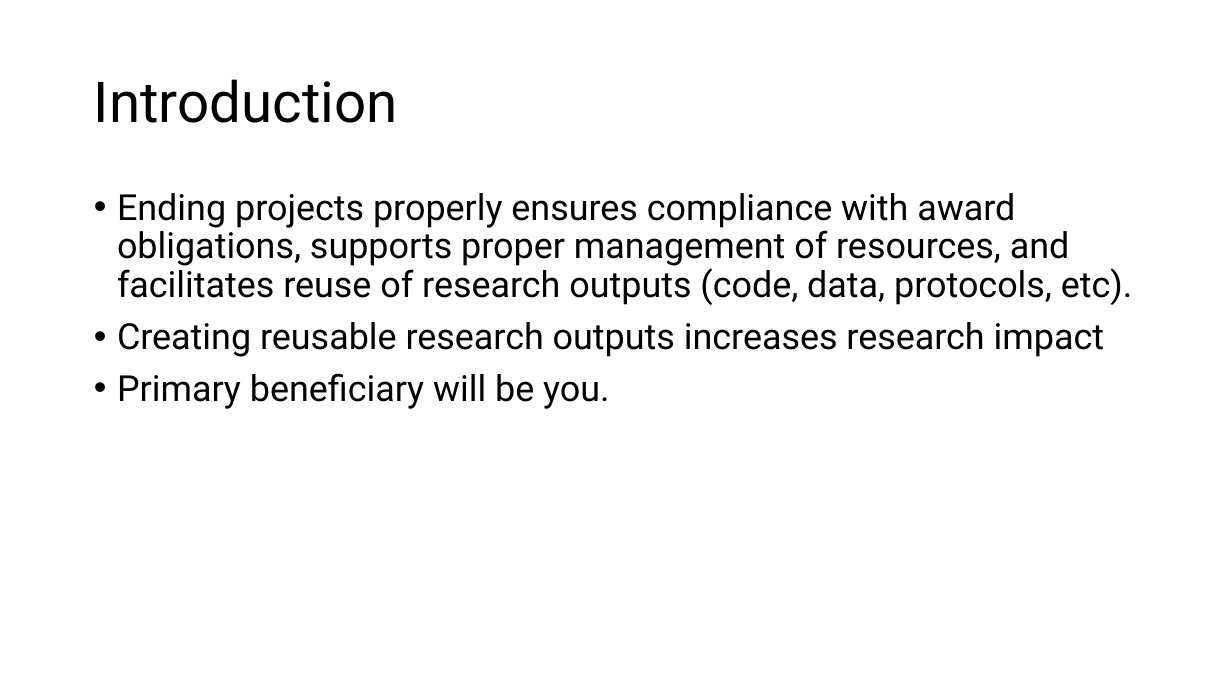
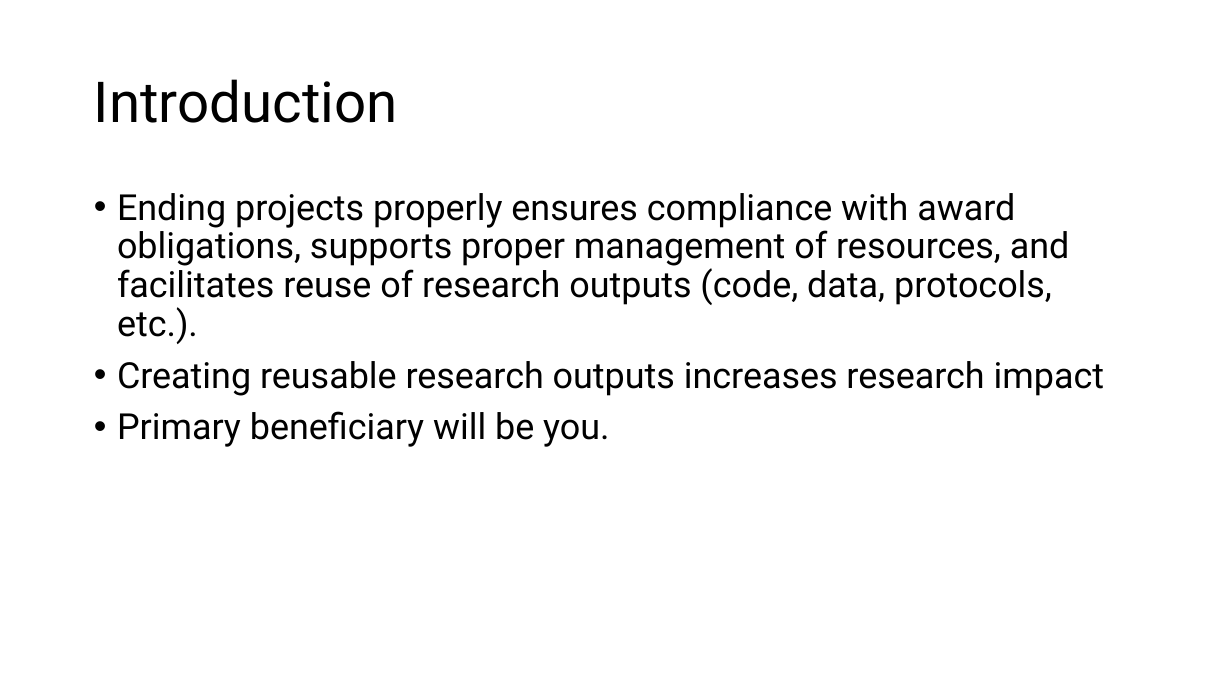
Before and after one commit to ecohealthalliance/building-blocks-of-reproducibility, a slide deck: slide 2 of talks/end_of_project.pptx. Drawn at 1232x693 pixels with LibreOffice and Linux fonts; fonts in the diff are those of the drawing; background and template pictures are left out. Boxes give left, top, right and bottom in pixels: in the first picture for what was removed or moved away, otherwise in the second. Text is boxed around its words. In the diff, an @@ line names an element or a change of style, - is before the commit and + after.

```diff
--- a/talks/end_of_project.pptx
+++ b/talks/end_of_project.pptx
@@ text at box(117, 193, 1070, 344): text changed @@
-• Ending projects properly ensures compliance with award obligations, supports proper management of resources, and facilitates reuse of research outputs (code, data, protocols, etc).
+• Ending projects properly ensures compliance with award obligations, supports proper management of resources, and facilitates reuse of research outputs (code, data, protocols, etc.).
```
Also in this commit, not shown: 8 other slides changed, 2 slides added.
